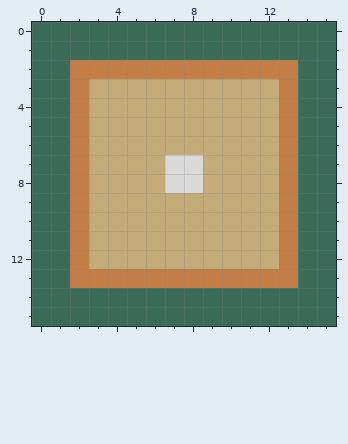
Two states of a pixel-art file, Reagent Game Jam 2025/Assets/Sprites/Minigames/LightsSwitching/lightOn.aseprite. Above is the file before it was changed.
16x16 pixels, 1 frame.
And afterwards:
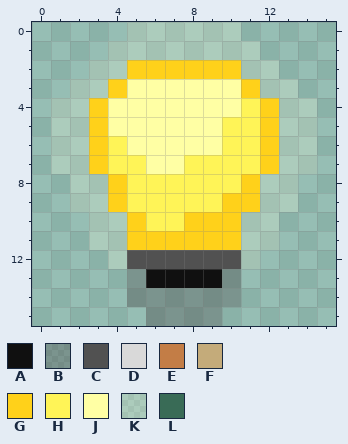
Palette (. is transparent): A #101010  B #51515163  C #515151  D #d9d9d9  E #c37d46  F #c4ab7a  G #ffd11a  H #fff457  J #ffffa4  K #ffffdb36  L #396b56
The exact change:
Changed rows in their new state; - is an unchanged pixel.
first column x 0:
 0 .....KKKKKK.....
 1 ....KKKKKKKK....
 2 ...KKGGGGGGKK...
 3 ..KKGJJJJJJGKK..
 4 .KKGJJJJJJJHGKK.
 5 .KKGJJJJJJHHGKK.
 6 .KKGHJJJJJHHGKK.
 7 .KKGHHJJHHHHGKK.
 8 ..KKGHHHHHHGKK..
 9 ..KKGHHHHHGGKK..
10 ...KKGHHGGGKK...
11 ...KKGGGGGGKK...
12 ....KCCCCCCK....
13 .....BAAAAB.....
14 .....BBBBBB.....
15 ......BBBB......
Changed places in both pictures, as pixel boxes (x1, y1, x2, y2):
changed: (32, 22, 336, 326)
